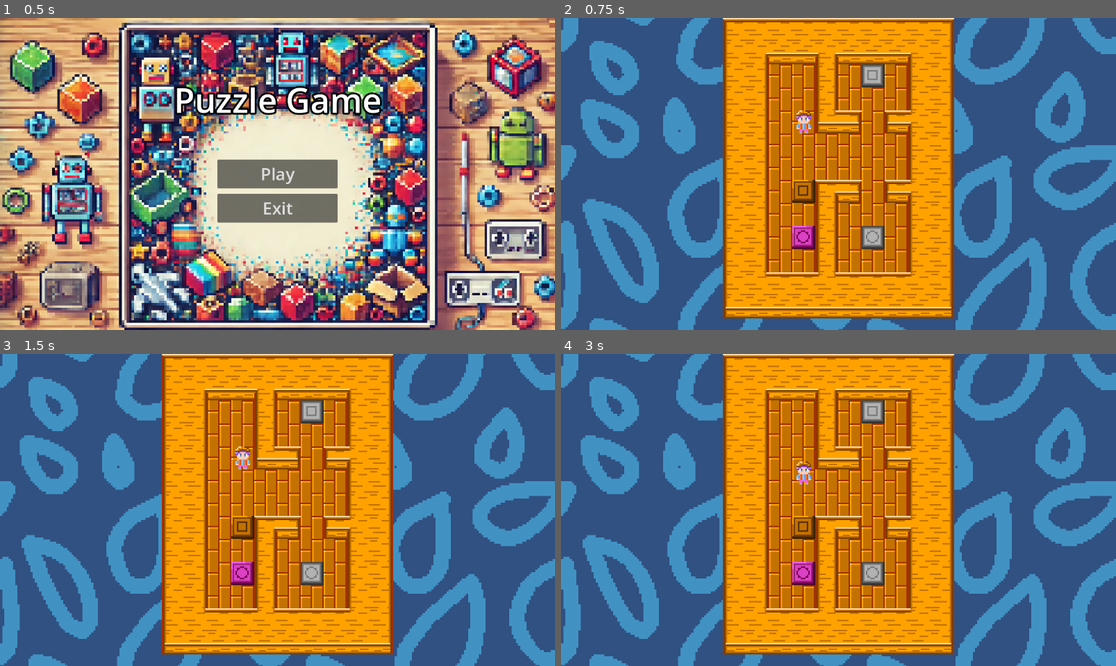
Above: before the commit, frames 1-4 (two rows, left to right).
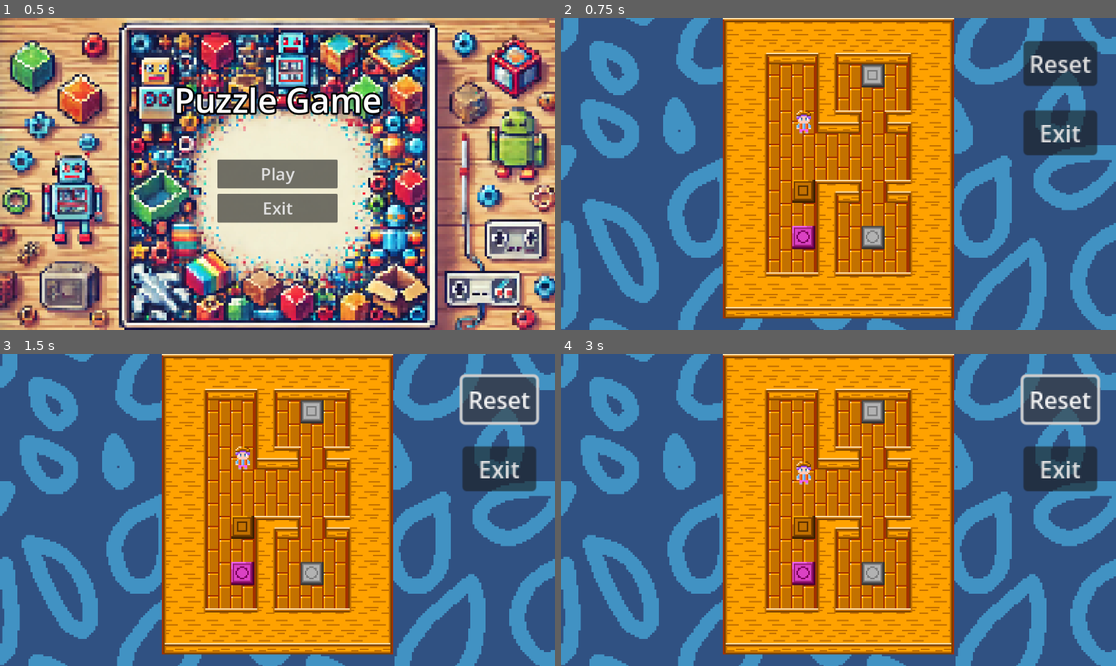
Above: after the commit, the same moments.

Repository: N3K0014/PuzzleGame
Game: Godot game, scene res://Main_Menu/main_menu.tscn
Same seed, same stepped clock (60 frames per second), same inputs: the game is played once before the commit and once after it.
Inputs (mouse positions are in pixels of both pictures, inside the frame that each line leads up to):
- Up to frame 1 (0.5 s): no input
- Up to frame 2 (0.75 s): click "Play" at 0.5 s
- Up to frame 3 (1.5 s): click (499, 400) at 1.25 s, where only the run after the commit has a clickable "Reset"
- Up to frame 4 (3 s): hold Right (ui_right) 2.03-2.78 s; hold Down (ui_down) from 2.78 s (still down)

Frame 1 is identical in both runs. In frame 2, 3.9% of the frame differs, in the area x 83-97%, y 7-45%; in frame 3, 4.3%, in the area x 82-98%, y 6-45%; in frame 4, 4.3%.

Commit message:
buttons WIP

Diff:
--- a/Scenes/camera.tscn
+++ b/Scenes/camera.tscn
@@ -13,4 +13,21 @@
 size = Vector2i(120, 100)
 dialog_text = "Level Cleared"
 
+[node name="Buttons" type="Node" parent="."]
+
+[node name="Reset" type="Button" parent="Buttons"]
+offset_left = 320.0
+offset_top = 16.0
+offset_right = 371.0
+offset_bottom = 47.0
+text = "Reset"
+
+[node name="Exit" type="Button" parent="Buttons"]
+offset_left = 320.0
+offset_top = 64.0
+offset_right = 371.0
+offset_bottom = 95.0
+text = "Exit
+"
+
 [connection signal="confirmed" from="ConfirmationDialog" to="." method="_on_confirmation_dialog_confirmed"]
